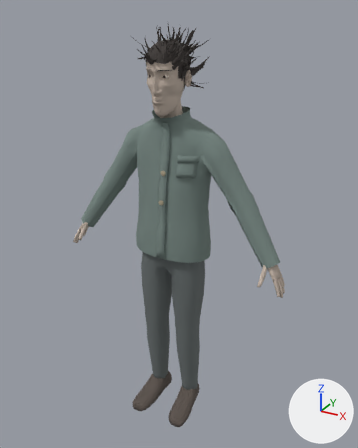
Two versions of the glTF model assets/models/protagonist/Protagonist_Character.glb, one commit apart.
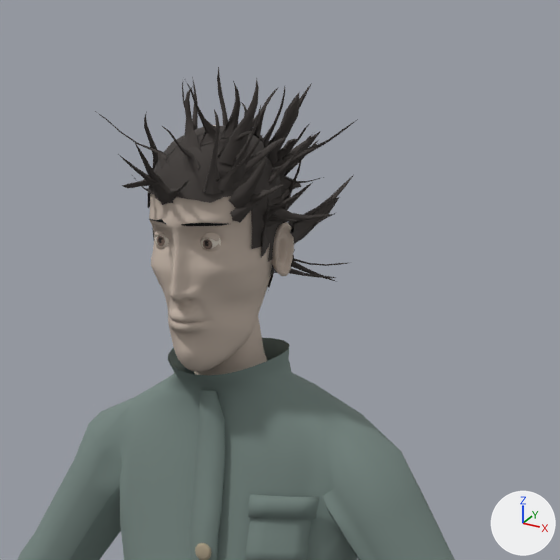
Old and new are each drawn whole from a 50 mm camera at (0.974, -1.716, 1.817) aimed at (0.018, 0.022, 0.948) and again close up on the part from 28% to 77% of the width and 0% to 39% of the height. Arrows for +X, +Y and +Z are at lower right; the lights stay in place. The older version's two pictures come first. Vertices at exactly the same position are counted once.

Names of what the first close-up shows: 'Protagonist_Body', 'Protagonist_Hair', 'Protagonist_Head.001', 'Protagonist_Jacket', 'Protagonist_JacketDetails' and 2 more.
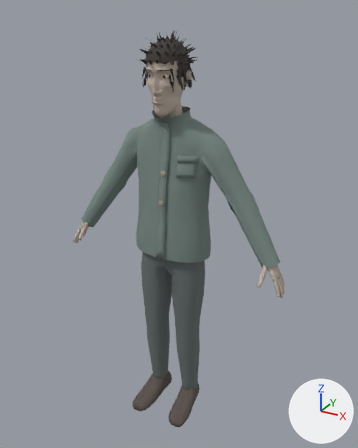
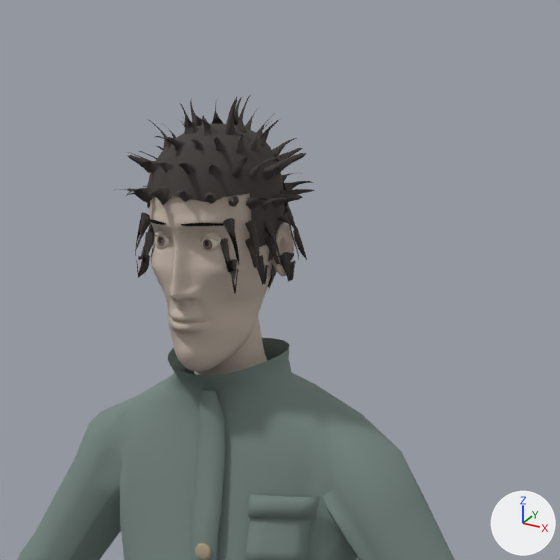
Location of each change, [x1, y1, x2, y2] in pixels of the close-ups (560 x 560 px):
'Protagonist_Hair', reshaped (23% narrower, 12% shorter)
    before: [95, 67, 358, 291]
    after: [112, 96, 314, 294]

Patch to the scene script:
```diff
--- a/assets/models/protagonist/Protagonist_Character.glb.py
+++ b/assets/models/protagonist/Protagonist_Character.glb.py
@@ me_protagonist_hair @@
 # used by ob_protagonist_hair; location = (0.0, 0.0, 0.0)
-me_protagonist_hair.from_pydata(...)  # 5199 vertices, 9200 faces; spans x -0.109..0.157, y -0.182..0.12, z 1.517..1.767
+me_protagonist_hair.from_pydata(...)  # 5199 vertices, 9200 faces; spans x -0.108..0.107, y -0.162..0.095, z 1.517..1.739
+# me_protagonist_hair part 1: 5155 of 5199 vertices moved; they spanned x -0.109..0.157, y -0.182..0.12, z 1.521..1.767 and now span x -0.108..0.107, y -0.162..0.095, z 1.528..1.739; mean shift (-0.013, -0.031, 0.002); largest move (0.157, 0.011, 1.556) -> (-0.088, -0.064, 1.554)
 me_protagonist_hair.materials.append(mat_protagonist_mat_hair)
```
